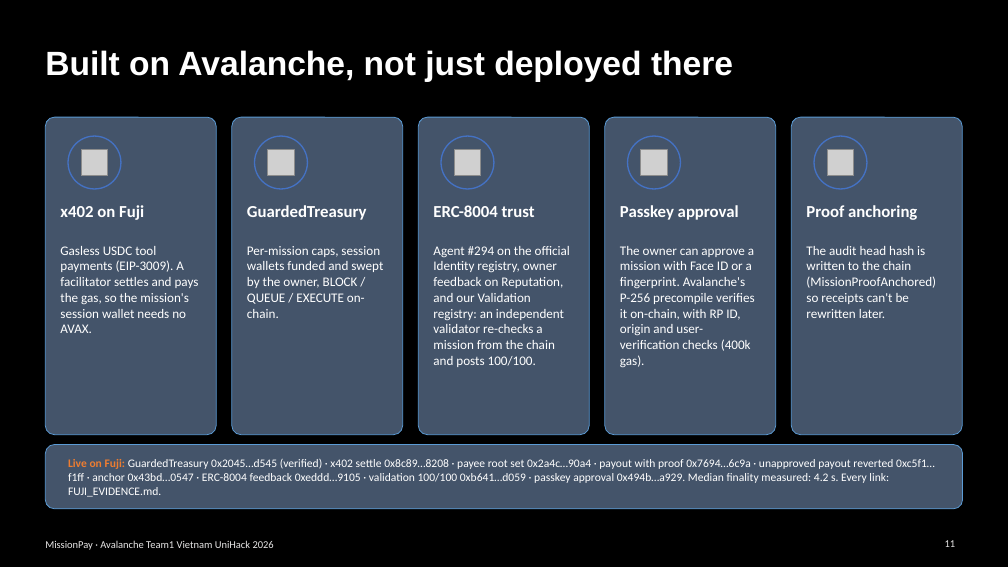
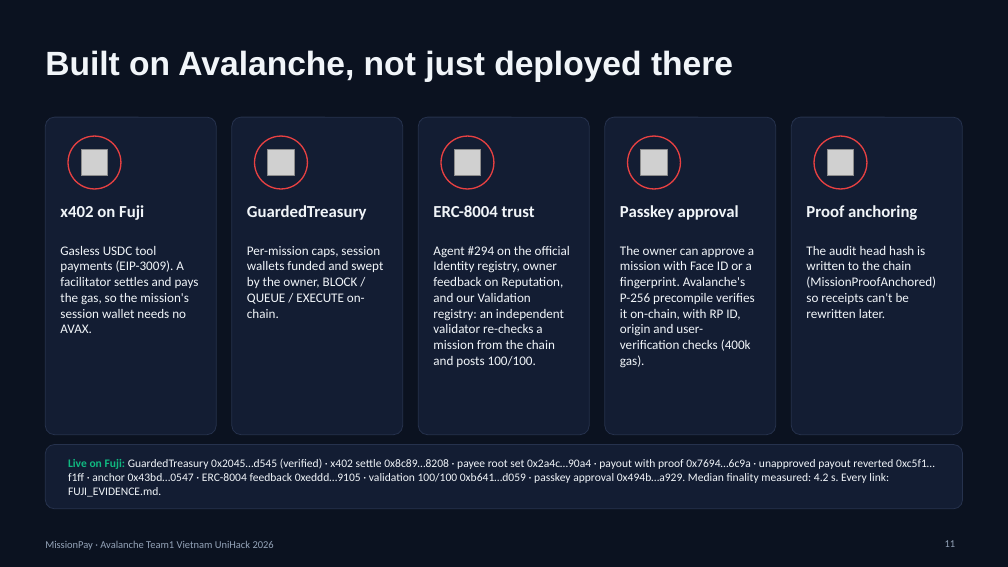
Before and after one commit to lenamkhanhh/UniHack, a slide deck: slide 11 of artifacts/submission-s1/MissionPay-pitch-deck-v2.pptx. Drawn at 1008x567 pixels with LibreOffice and Linux fonts; fonts in the diff are those of the drawing; grey boxes stand for pictures. Boxes give left, top, right and bottom in pixels: in the first picture for what was removed or moved away, otherwise in the second. Text is boxed around its words. In the diff, an @@ line names an element or a change of style, - is before the commit and + after.

Commit message:
fix(deck): restore MissionPay theme

```diff
--- a/artifacts/submission-s1/MissionPay-pitch-deck-v2.pptx
+++ b/artifacts/submission-s1/MissionPay-pitch-deck-v2.pptx
@@ background #000000 to #0B1220 @@
@@ fill #44546A to #131D33; outline #4472C4 1.25 pt to #E84142 1.25 pt in 5 elements at [68,136,121,189], [255,136,308,189], [441,136,494,189], [628,136,681,189], [814,136,867,189] @@
@@ text colour #FFFFFF to #F1F5F9 in 11 elements at [45,50,733,82], [60,205,144,220], [60,246,199,333], [247,205,367,220], [247,246,383,318], [433,205,535,217], [433,246,570,367], [620,205,739,220], [620,246,754,368], [806,205,917,220], [806,246,936,318] @@
@@ fill #44546A to #131D33; outline #5B9BD5 0.75 pt to #26324D 0.75 pt in 6 elements at [45,117,216,435], [232,117,403,435], [418,117,589,435], [605,117,776,435], [792,117,963,435], [45,445,963,509] @@
@@ text "Live on Fuji: GuardedTreasury 0x2045…d545 ..." at [68,459,935,497]: text colour #ED7D31 to #10B981 in "Live on Fuji:"; text colour #FFFFFF to #F1F5F9 @@
@@ text "MissionPay · Avalanche Team1 Vietnam ..." at [45,541,274,550]: text colour #E7E6E6 to #94A3B8 @@
@@ page number at [945,540,956,547]: text colour #E7E6E6 to #94A3B8 @@
```
Also in this commit, not shown: 12 other slides changed, 4 other files.
